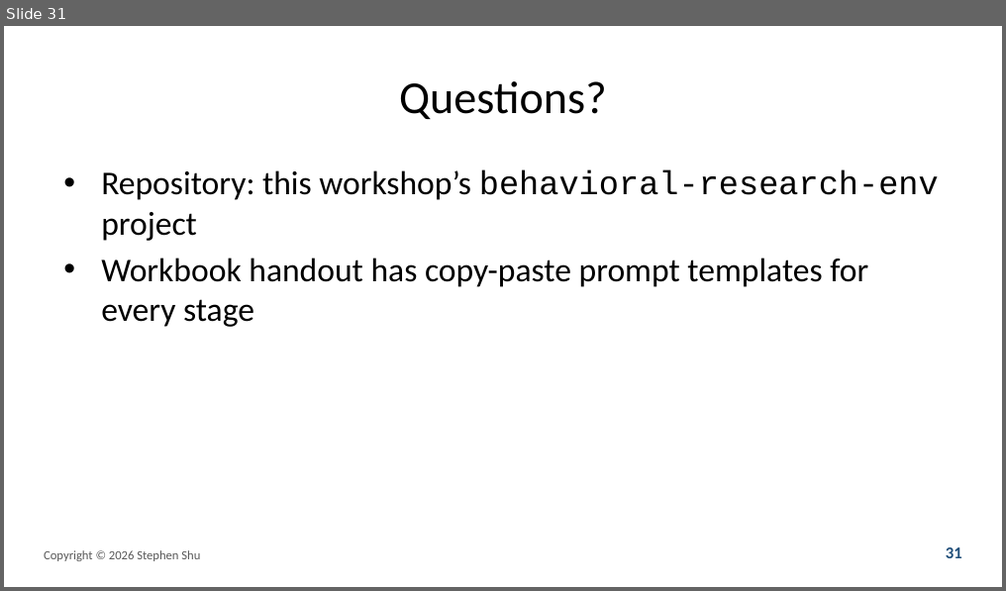
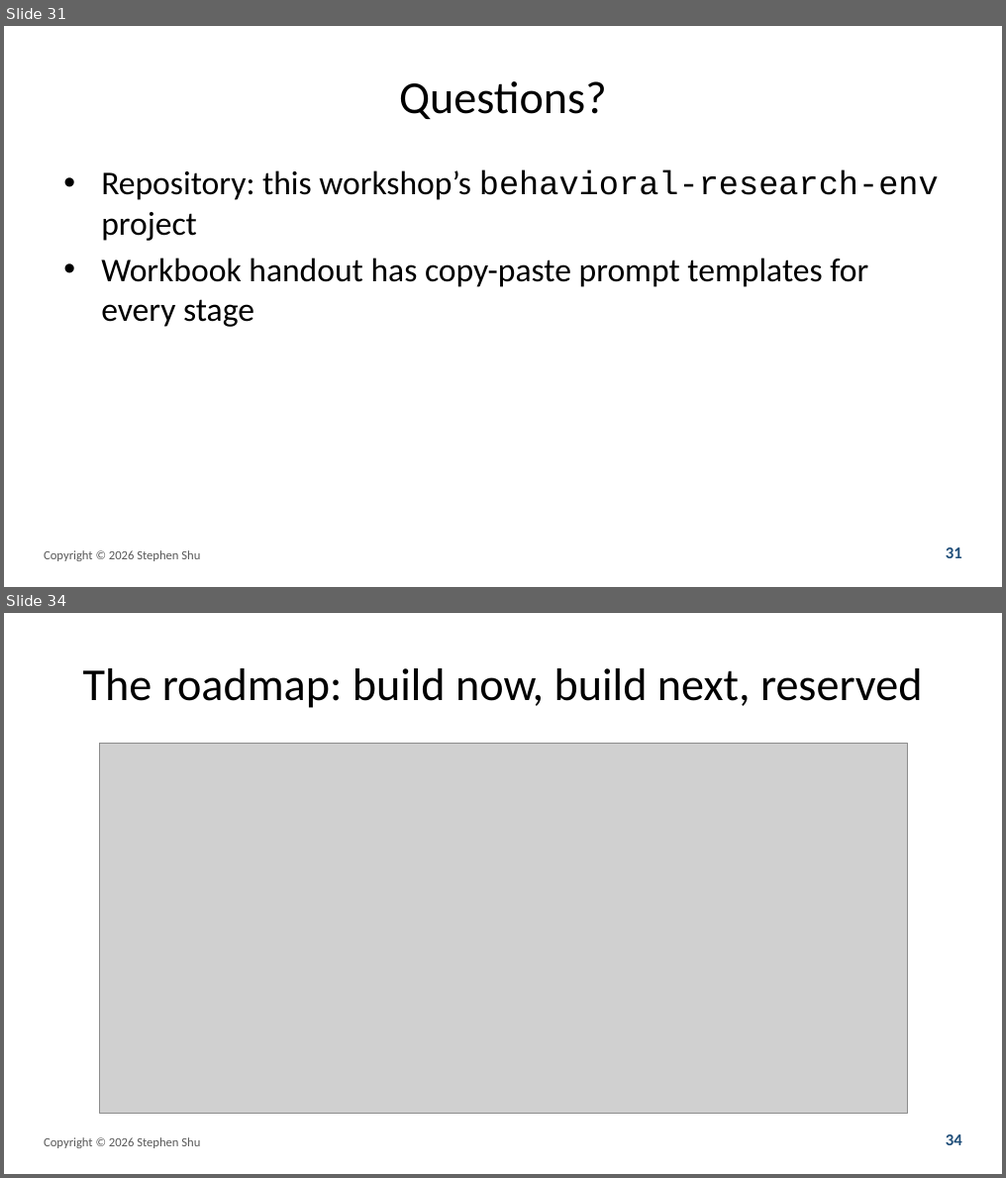
Before and after one commit to prof-stephenshu/behavioral-research-env, a slide deck: presentations/2026-workshop/slides.pptx. Shown one above the other, each under a label of ours: slide 31 before the commit, slides 31 and 34 after it; the slides between them are not shown. The pictures are 1006x591 and 1006x1178 pixels, drawn with LibreOffice and Linux fonts; fonts in the diff are those of the drawing; grey boxes stand for pictures. Boxes give left, top, right and bottom in pixels: in the first picture for what was removed or moved away, otherwise in the second. Text is boxed around its words. In the diff, an @@ line names an element or a change of style, - is before the commit and + after.

```diff
--- a/presentations/2026-workshop/slides.pptx
+++ b/presentations/2026-workshop/slides.pptx
@@ slide 34 added at (4, 613, 1002, 1174), background #FFFFFF @@
@@ title added at (83, 668, 923, 708), 33 pt, text #000000 @@
+The roadmap: build now, build next, reserved
@@ picture added at (100, 744, 908, 1114) @@
@@ text added at (44, 1138, 200, 1149), 9 pt, text #595959 @@
+Copyright © 2026 Stephen Shu
@@ text added at (945, 1135, 962, 1146), 12 pt, text #1F4E79, bold @@
+34
```
Also in this commit, not shown: 6 other slides added, 5 other files.
